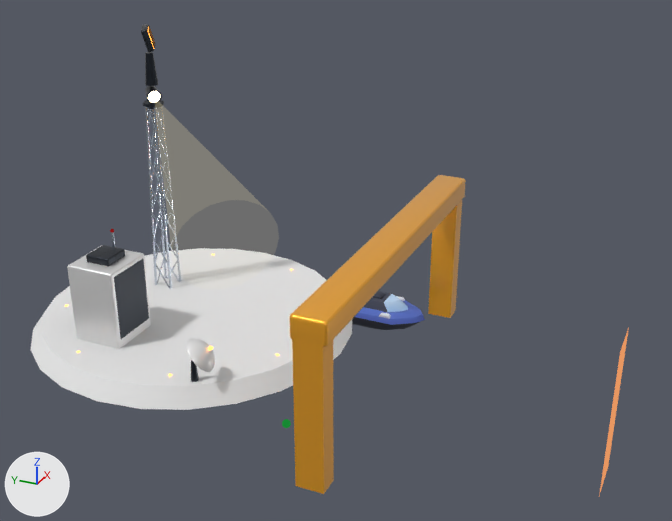
Renders of the glTF model public/models/buildings/customs-T4.glb from each side of a commit.
One viewpoint serves both versions: a 50 mm lens placed at (-11.39, -6.76, 7.61), pointed at (-0.05, -1.66, 1.94). Every picture has the same lights, and +X, +Y and +Z are marked at lower left. The first picture is the older version. Where no turn or scale is listed for an object, it has been applied to the vertices.

The older version as bpy lines, for what is in view:
```python
me_mesh_93 = bpy.data.meshes.new('Mesh_93')
me_mesh_93.from_pydata([(-0.35, 0.0, 1.05), (0.35, 0.0, 1.05), (-0.35, 0.0, -1.05), (0.35, 0.0, -1.05)], [], [(0, 2, 1), (2, 3, 1)])
me_mesh_93.materials.append(mat_material_13)
me_mesh_97 = bpy.data.meshes.new('Mesh_97')
me_mesh_97.from_pydata(...)  # 251 vertices, 456 faces; spans x -0.27..0.27, y -0.27..0.27, z 0.13..0.3
me_mesh_97.materials.append(mat_material_16)  # its picture is missing
ob_mesh_93 = bpy.data.objects.new('Mesh_93', me_mesh_93)
ob_mesh_93.location = (-1.1, -5.9, 1.1)
ob_mesh_97 = bpy.data.objects.new('Mesh_97', me_mesh_97)
ob_mesh_97.parent = ob_node_116
ob_mesh_97.location = (0.0, 0.0, 0.0)
ob_node_84 = bpy.data.objects.new('Node_84', None)
ob_node_84.parent = ob_node_83
ob_node_84.location = (0.0, 0.0, 0.0)
ob_node_84.rotation_euler = (0.25, 0.0, 0.0)  # degrees (14, 0, 0)
ob_node_91 = bpy.data.objects.new('Node_91', None)
ob_node_91.parent = ob_node_90
ob_node_91.location = (0.0, 0.0, 0.0)
ob_node_91.rotation_euler = (-0.25, 0.0, 0.0)  # degrees (-14, 0, 0)
# also in view: 'Mesh_85' at (-2.6, -2.5, 1.1); 'Mesh_0' at (0.0, 0.9, 0.47); 'Mesh_87' at (0.0, -2.5, 2.3); 'Mesh_77' at (-1.06, 0.08, 3.05); 'Mesh_86' at (2.6, -2.5, 1.1)
```
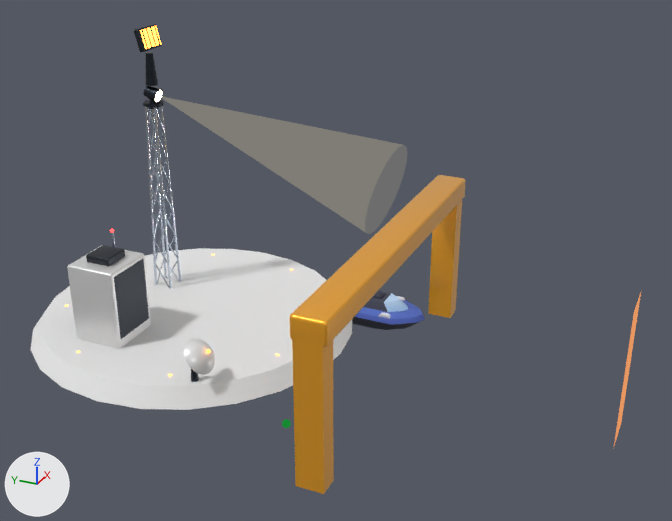
ob_node_84 is not drawn itself; it is the parent of ob_mesh_75, ob_mesh_76, ob_mesh_77.
ob_node_91 is not drawn itself; it is the parent of ob_mesh_79, ob_mesh_80, ob_mesh_81, ob_mesh_82, ob_mesh_83, ob_mesh_84.

Where the change shows, as pixel boxes (x1, y1, x2, y2) in the pictures (672 x 521 px):
'Mesh_77', moved: before (154, 97, 279, 290); after (159, 96, 408, 234)
'Mesh_93', moved: before (599, 327, 629, 496); after (613, 292, 641, 449)
'Mesh_79', moved: before (141, 24, 154, 52); after (134, 24, 162, 52)
'Mesh_80', moved (not visible before): after (140, 26, 161, 49)
'Mesh_75', moved: before (145, 86, 162, 103); after (143, 86, 163, 103)
'Mesh_76', moved: before (148, 91, 161, 103); after (155, 90, 162, 102)
'Mesh_81', moved: before (148, 29, 155, 49); after (142, 29, 148, 49)
'Mesh_84', moved: before (149, 26, 155, 43); after (154, 26, 160, 45)
'Mesh_82', moved: before (148, 28, 155, 47); after (146, 28, 152, 48)
'Mesh_83', moved: before (149, 28, 155, 45); after (150, 27, 156, 46)

The change, as a list of edits to the scene's bpy script:
```text
Change ob_node_84:
    ob_node_84.parent: ob_node_83 -> ob_anim_sweep
Change ob_node_91:
    ob_node_91.parent: ob_node_90 -> ob_anim_rot
Change ob_mesh_93:
    ob_mesh_93.location: (-1.1, -5.9, 1.1) -> (0.0, -5.9, 1.1)
Add ob_anim_rot:
    ob_anim_rot = bpy.data.objects.new('anim:rot', None)
    ob_anim_rot.parent = ob_node_88
    ob_anim_rot.location = (0.0, 0.0, 0.725)
Add ob_anim_sweep:
    ob_anim_sweep = bpy.data.objects.new('anim:sweep', None)
    ob_anim_sweep.parent = ob_node_81
    ob_anim_sweep.location = (0.0, 0.0, 0.16)
```
